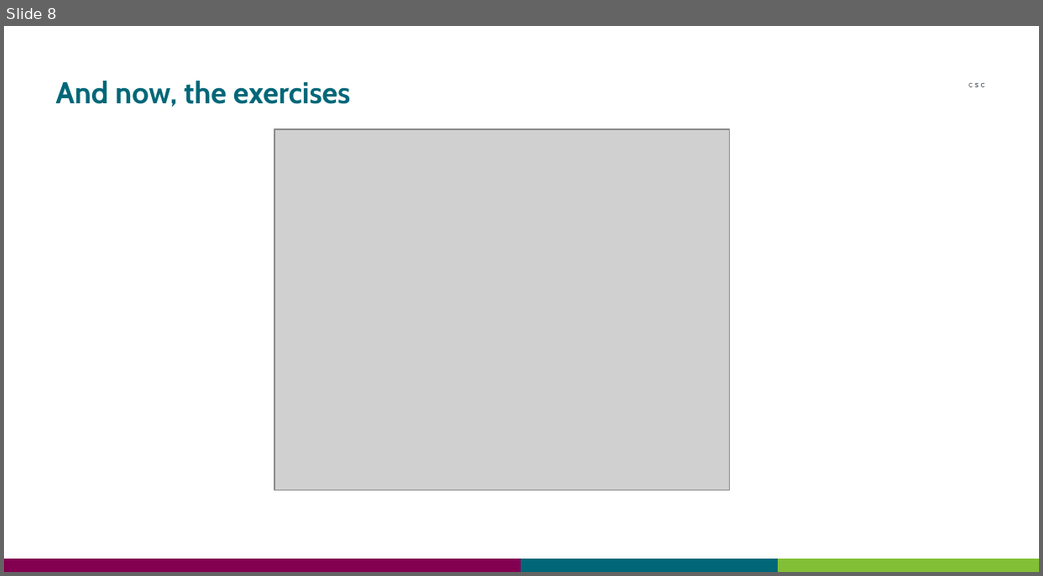
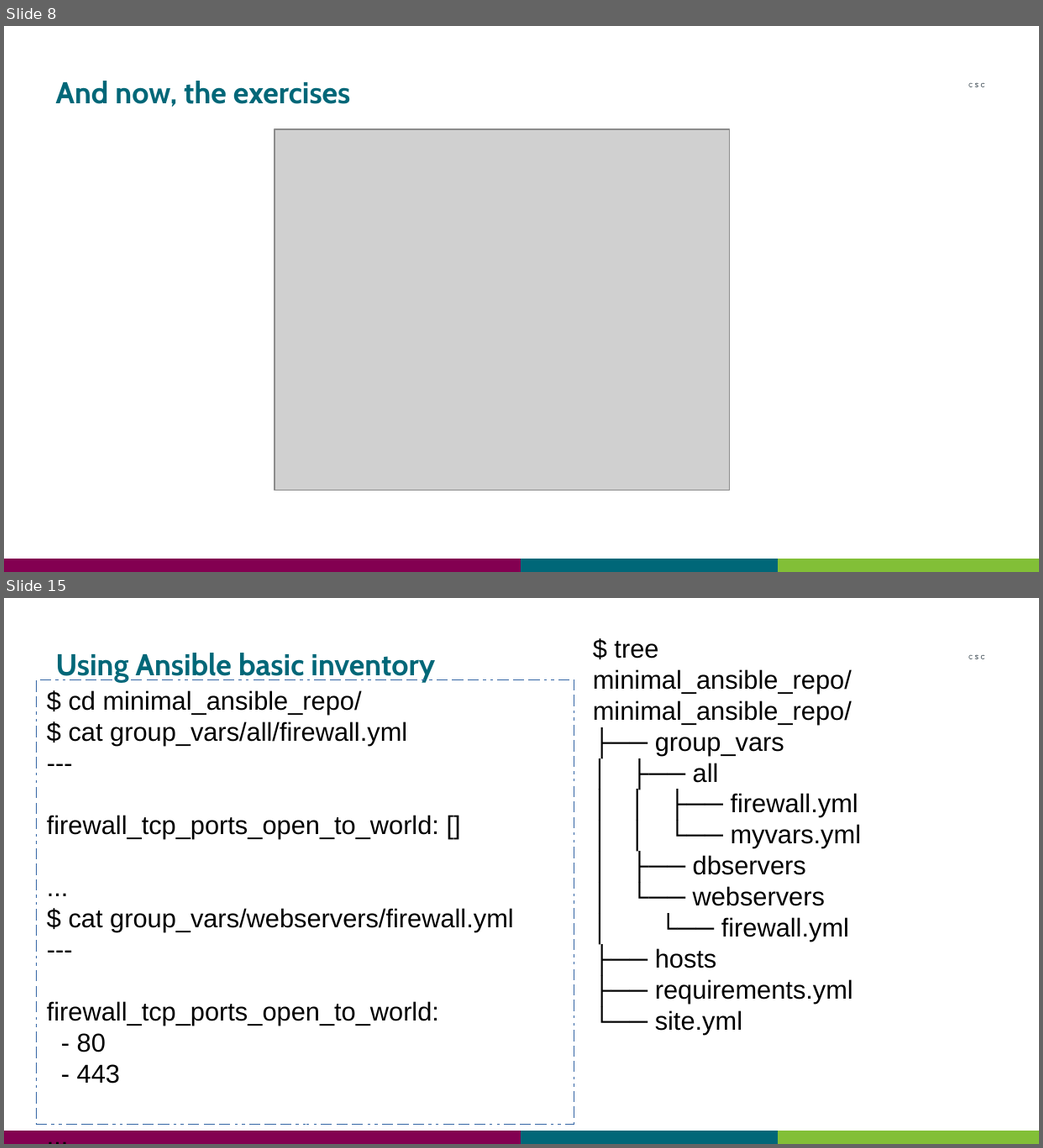
Before and after one commit to CSCfi/ansible-workshops, a slide deck: intro-workshop/Ansible_Intro_Workshop.odp. Shown one above the other, each under a label of ours: slide 8 before the commit, slides 8 and 15 after it; the slides between them are not shown. The pictures are 1043x576 and 1043x1148 pixels, drawn with LibreOffice and Linux fonts; fonts in the diff are those of the drawing; grey boxes stand for pictures. Boxes give left, top, right and bottom in pixels: in the first picture for what was removed or moved away, otherwise in the second. Text is boxed around its words. In the diff, an @@ line names an element or a change of style, - is before the commit and + after.

Commit message:
galaxy, inventory, ansible.cfg, lab environment

```diff
--- a/intro-workshop/Ansible_Intro_Workshop.odp
+++ b/intro-workshop/Ansible_Intro_Workshop.odp
@@ slide 15 added at (4, 598, 1039, 1144), background #FFFFFF; not listed: 4 template elements that a slide beside it also shows @@
@@ text added at (593, 641, 862, 1004), 18 pt, text #000000 @@
+$ tree minimal_ansible_repo/
+minimal_ansible_repo/
+├── group_vars
+│ ├── all
+│ │ ├── firewall.yml
+│ │ └── myvars.yml
+│ ├── dbservers
+│ └── webservers
+│ └── firewall.yml
+├── hosts
+├── requirements.yml
+└── site.yml
@@ title added at (56, 653, 435, 682), 21 pt, text #006778, bold @@
+Using Ansible basic inventory
@@ rectangle added at (36, 679, 574, 1125), outline #3465A4 0 pt, 18 pt, text #000000 @@
+$ cd minimal_ansible_repo/
+$ cat group_vars/all/firewall.yml
+---
+firewall_tcp_ports_open_to_world: []
+...
+$ cat group_vars/webservers/firewall.yml
+---
+firewall_tcp_ports_open_to_world:
+- 80
+- 443
+...
```
Also in this commit, not shown: 1 slide changed, 9 other slides added.
